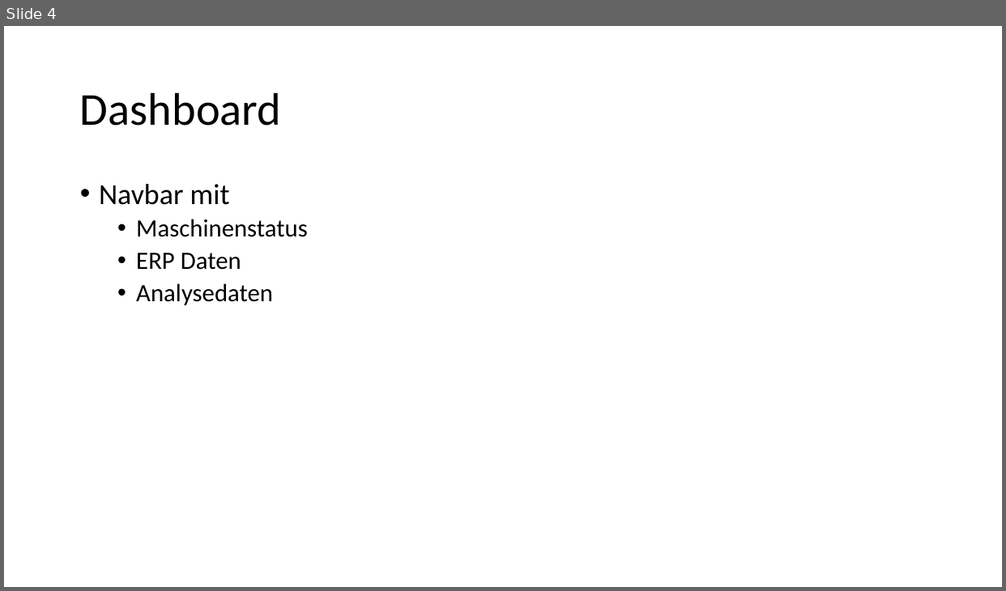
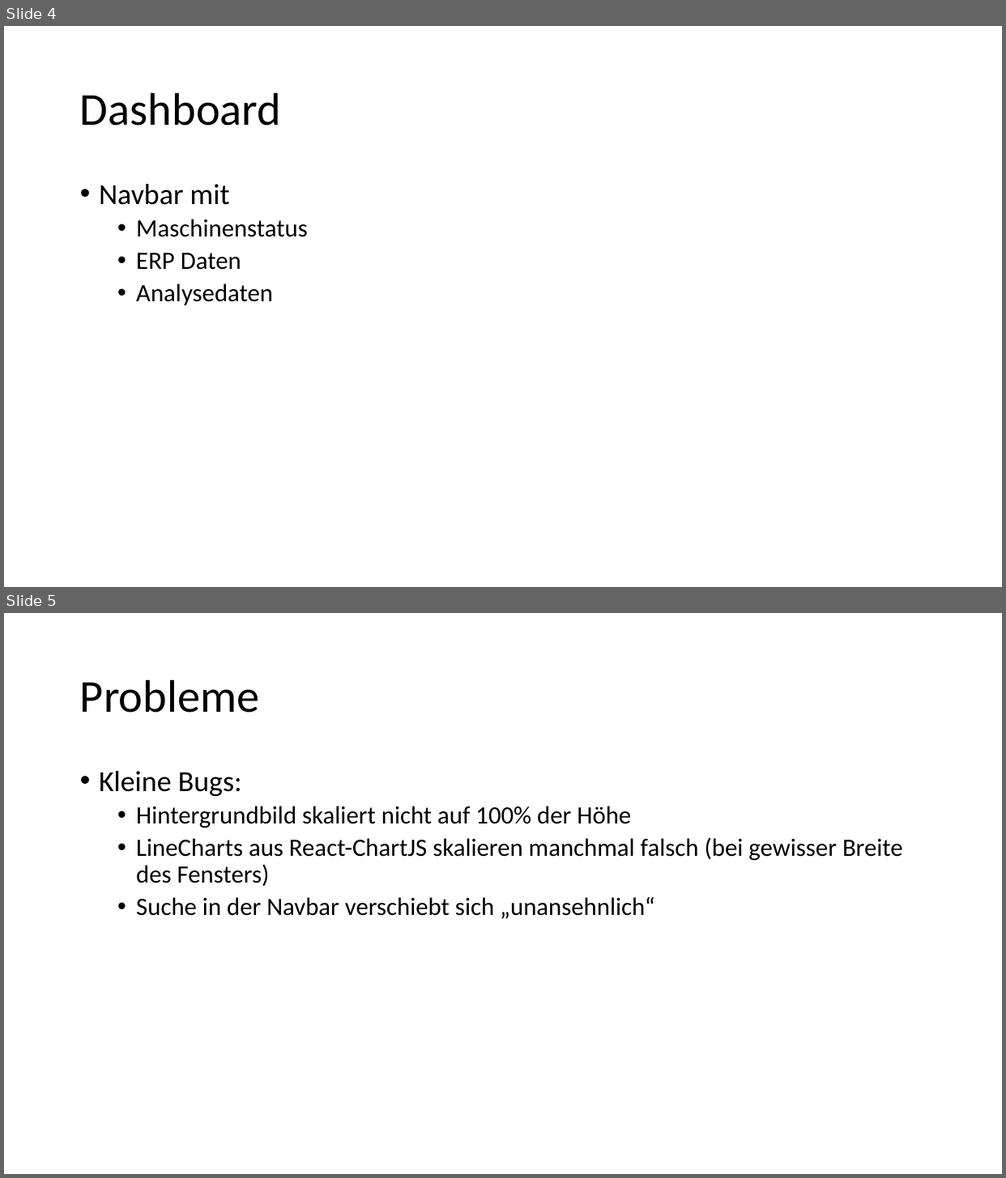
Before and after one commit to buegeleisen/dhbw_14sea_projekt, a slide deck: UI/UI_Portfolio.pptx. Shown one above the other, each under a label of ours: slide 4 before the commit, slides 4 and 5 after it. The pictures are 1006x591 and 1006x1178 pixels, drawn with LibreOffice and Linux fonts; fonts in the diff are those of the drawing. Boxes give left, top, right and bottom in pixels: in the first picture for what was removed or moved away, otherwise in the second. Text is boxed around its words. In the diff, an @@ line names an element or a change of style, - is before the commit and + after.

Commit message:
LineChart + Portfolio
Portfiolo erweitert
LineChart etwas generischer. (TemperatureChart -> LineChart)
Variable für die Beschreibung der Linie

```diff
--- a/UI/UI_Portfolio.pptx
+++ b/UI/UI_Portfolio.pptx
@@ slide 5 added at (4,613,1002,1174), background #FFFFFF @@
@@ title added at (80,679,259,713), 44 pt, text #000000 @@
+Probleme
@@ text added at (99,771,903,919), 24 pt, text #000000 @@
+• Kleine Bugs:
+  • Hintergrundbild skaliert nicht auf 100% der Höhe
+  • LineCharts aus React-ChartJS skalieren manchmal falsch (bei gewisser Breite des Fensters)
+  • Suche in der Navbar verschiebt sich „unansehnlich“
```
Also in this commit, not shown: 2 other slides added, 1 slide removed, 5 other files.
